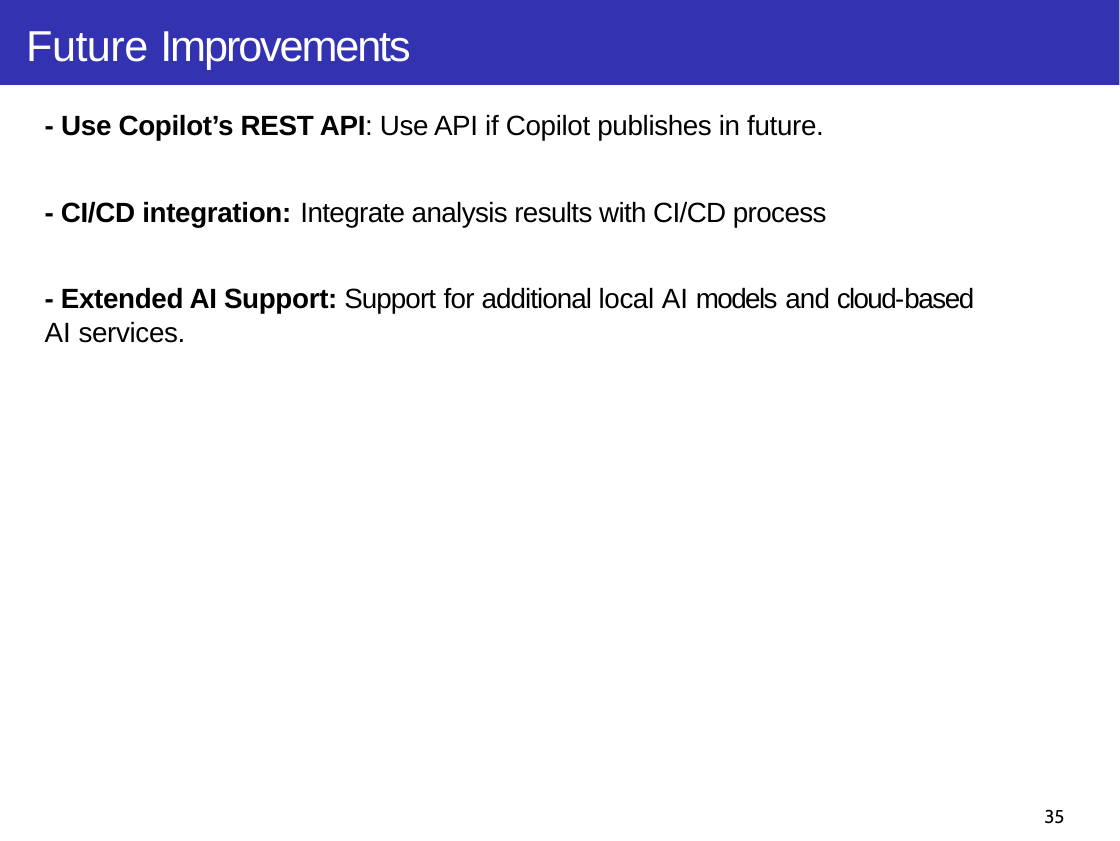
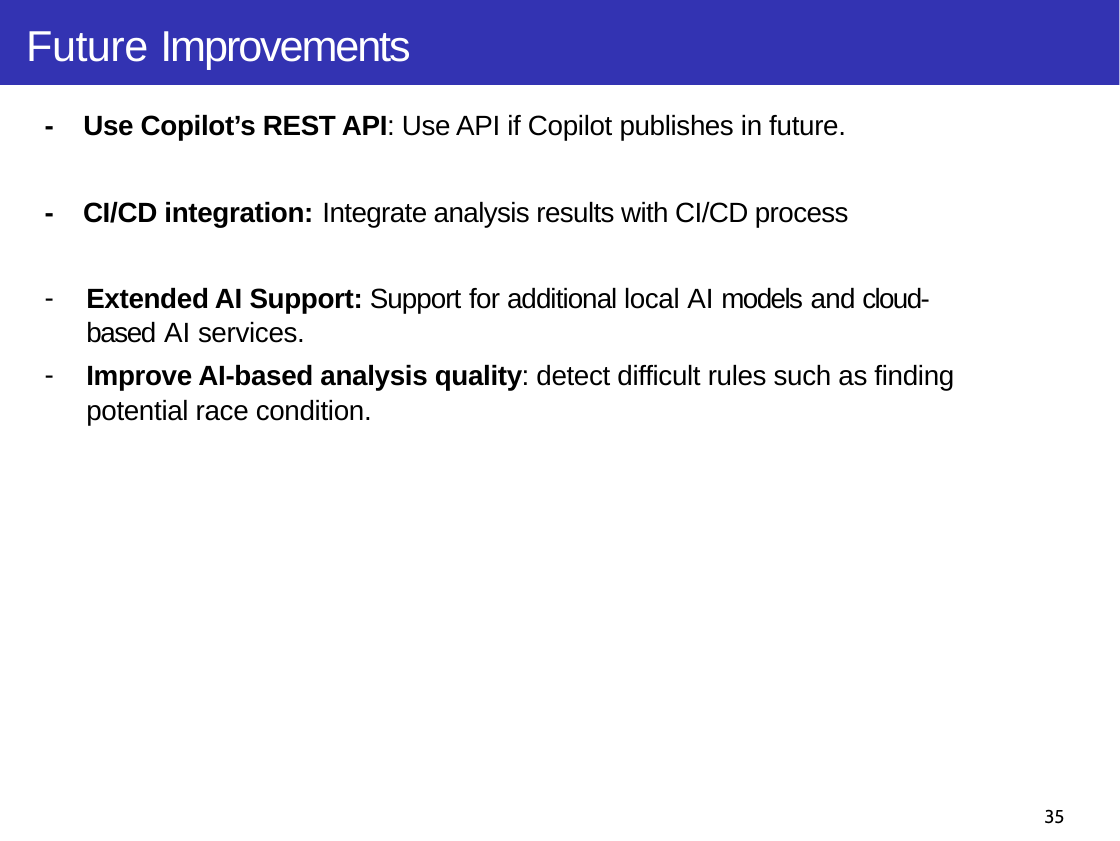
Before and after one commit to taikt/codefun, a slide deck: slide 35 of deepl/code_guard/doc/Code-Guard.pptx. Drawn at 1120x841 pixels with LibreOffice and Linux fonts; fonts in the diff are those of the drawing. Boxes give left, top, right and bottom in pixels: in the first picture for what was removed or moved away, otherwise in the second. Text is boxed around its words. In the diff, an @@ line names an element or a change of style, - is before the commit and + after.

Commit message:
update

```diff
--- a/deepl/code_guard/doc/Code-Guard.pptx
+++ b/deepl/code_guard/doc/Code-Guard.pptx
@@ text at <box>86,287,954,425</box>: text changed @@
-- Extended AI Support: Support for additional local AI models and cloud-based AI services.
+– Extended AI Support: Support for additional local AI models and cloud-based AI services.
+– Improve AI-based analysis quality: detect difficult rules such as finding potential race condition.
```
Also in this commit, not shown: 17 other slides changed.
